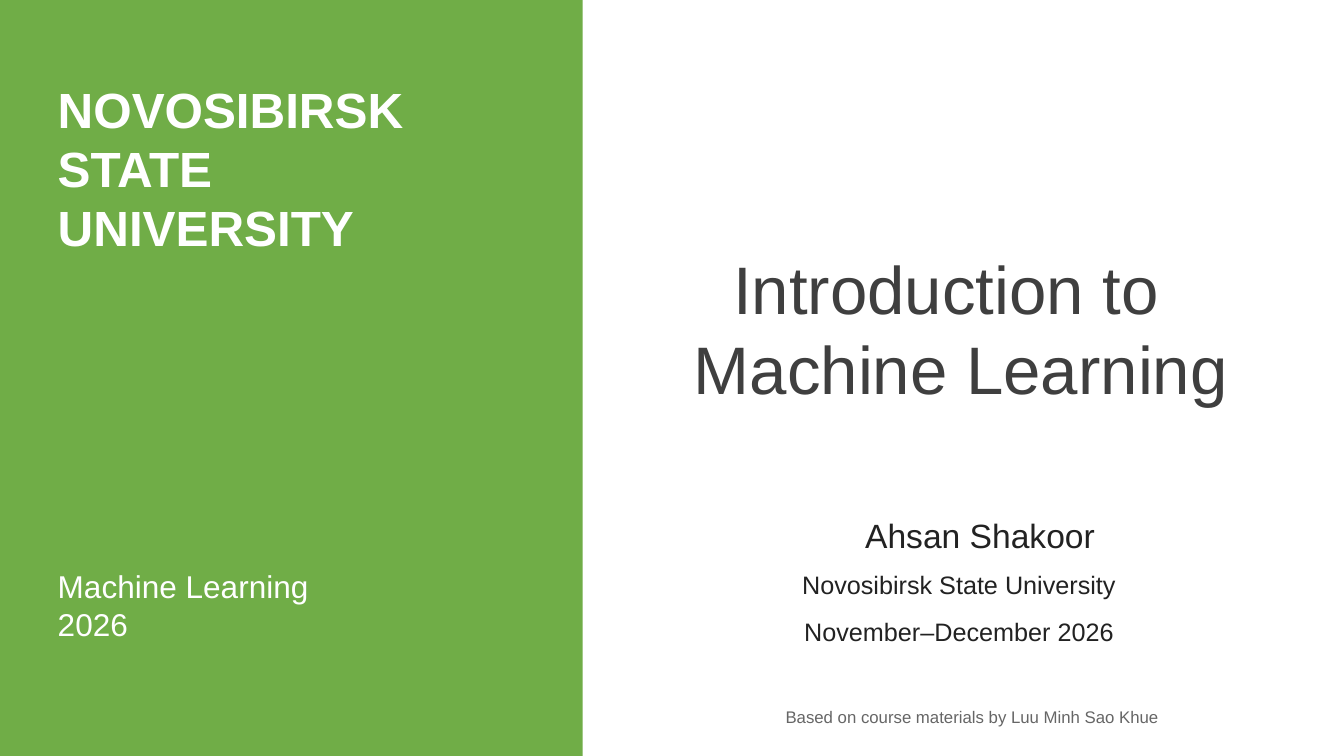
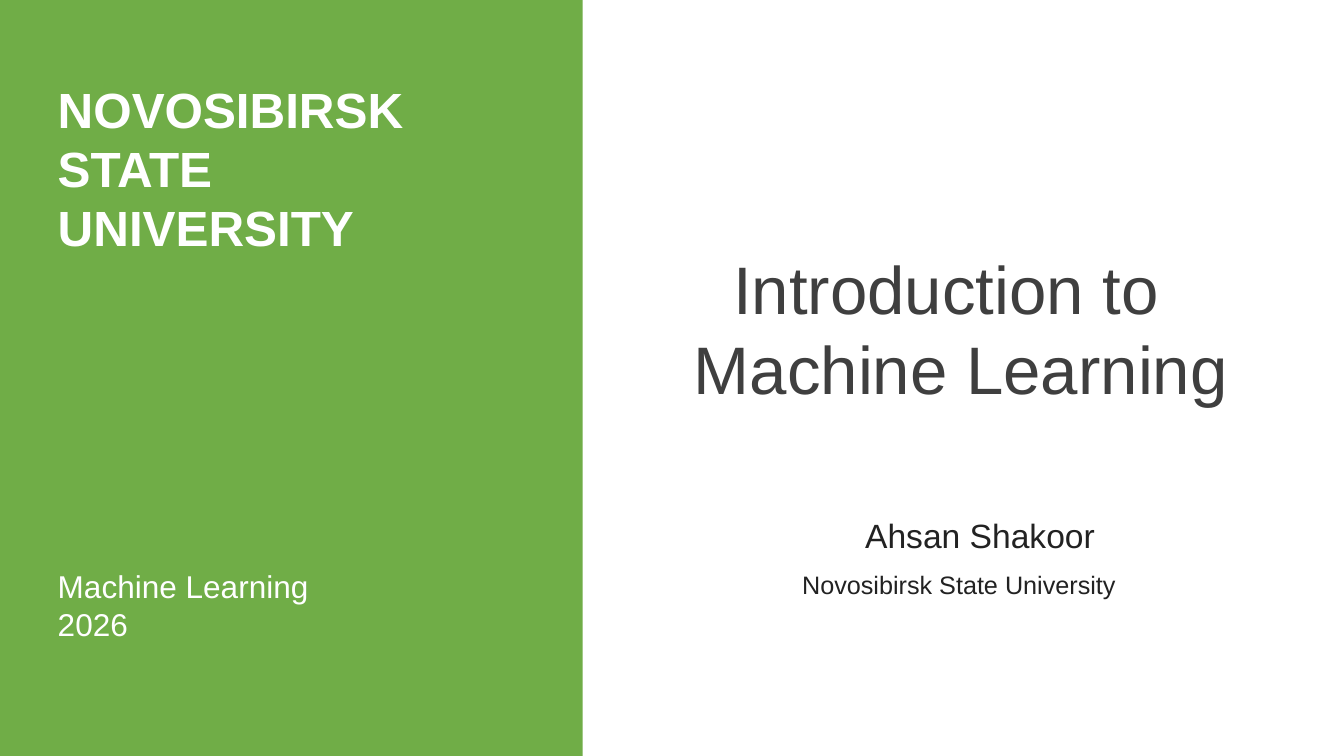
Before and after one commit to Ahsan-ShakoorK/NSU_ML, a slide deck: slide 1 of lectures/NSU Machine Learning — Lecture 1_ Introduction.pptx. Drawn at 1344x756 pixels with LibreOffice and Linux fonts; fonts in the diff are those of the drawing. Boxes give left, top, right and bottom in pixels: in the first picture for what was removed or moved away, otherwise in the second. Text is boxed around its words. In the diff, an @@ line names an element or a change of style, - is before the commit and + after.

```diff
--- a/lectures/NSU Machine Learning — Lecture 1_ Introduction.pptx
+++ b/lectures/NSU Machine Learning — Lecture 1_ Introduction.pptx
@@ text removed at (804, 622, 1114, 642) @@
-November–December 2026
@@ text removed at (786, 711, 1158, 727) @@
-Based on course materials by Luu Minh Sao Khue
```
Also in this commit, not shown: 4 other slides changed.
